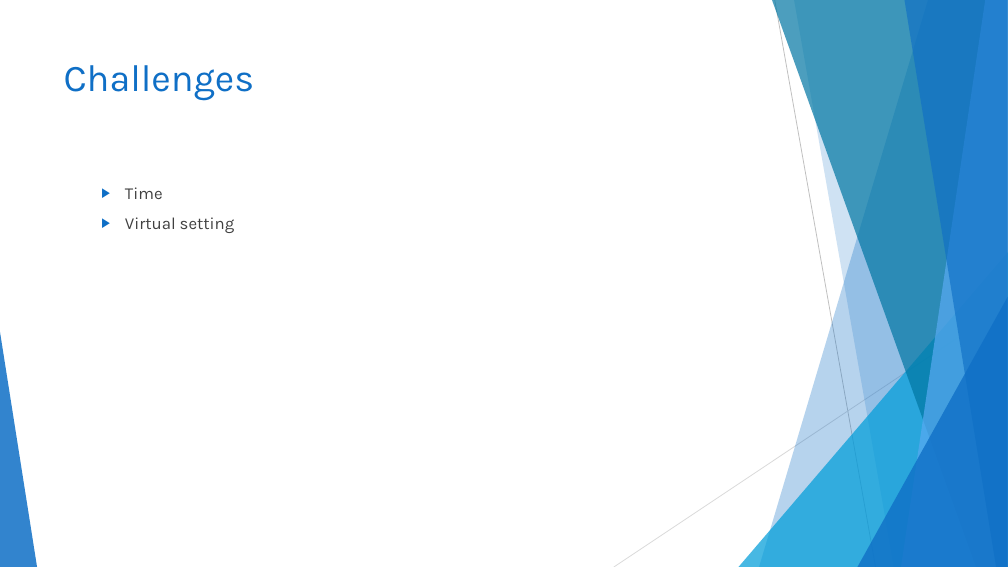
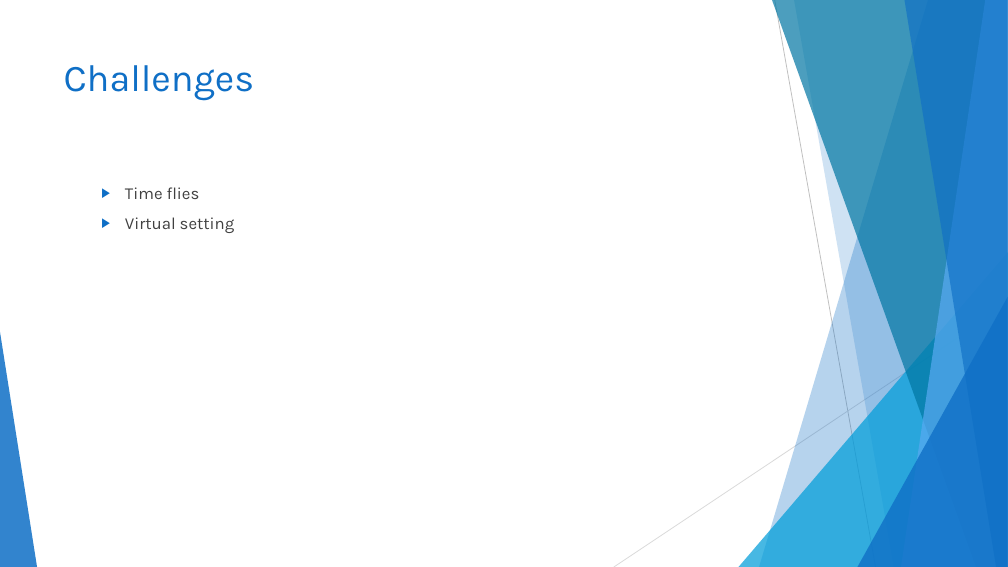
Before and after one commit to TESA-workshops/sim-geostat-survey, a slide deck: slide 8 of report/sim-geostat-survey-report.pptx. Drawn at 1008x567 pixels with LibreOffice and Linux fonts; fonts in the diff are those of the drawing. Boxes give left, top, right and bottom in pixels: in the first picture for what was removed or moved away, otherwise in the second. Text is boxed around its words. In the diff, an @@ line names an element or a change of style, - is before the commit and + after.

```diff
--- a/report/sim-geostat-survey-report.pptx
+++ b/report/sim-geostat-survey-report.pptx
@@ text at bbox=[125, 187, 200, 199]: text changed @@
-  ▶ Time
+  ▶ Time flies
```
Also in this commit, not shown: 1 other slide changed, 1 other file.
